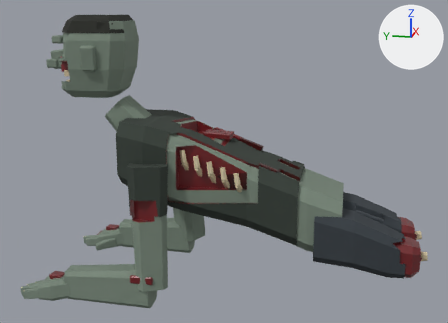
Before and after pictures for a commit that changed the Blender file assets/models/characters/crawler_original/crawler.blend.
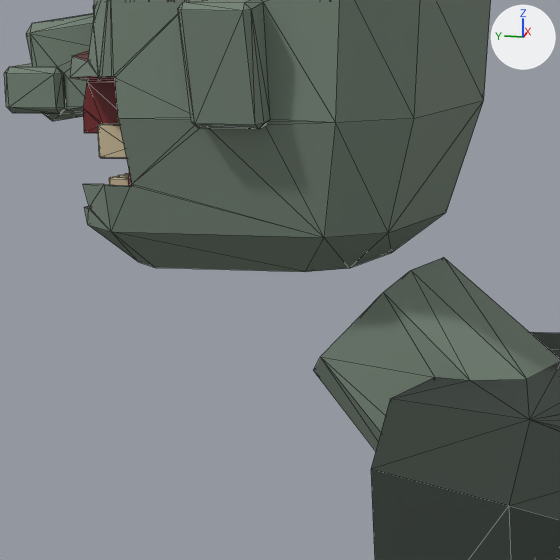
There are two pictures of each version: one whole from a 50 mm lens placed at (-2.039, -0.035, 0.948), pointed at (-0.008, 0.371, 0.44), one close up on the part from 10% to 34% of the width and 14% to 47% of the height. Lighting does not change. The marker at upper right points along +X, +Y and +Z. The first two pictures are the older version. The close-ups show mesh edges as thin lines.

The first close-up shows 'Head', 'Torso'.
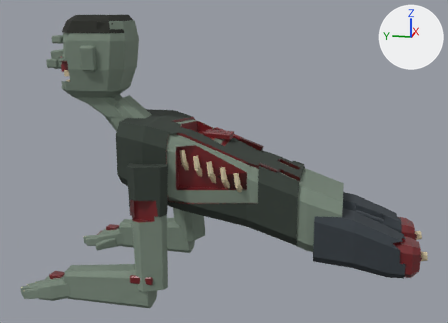
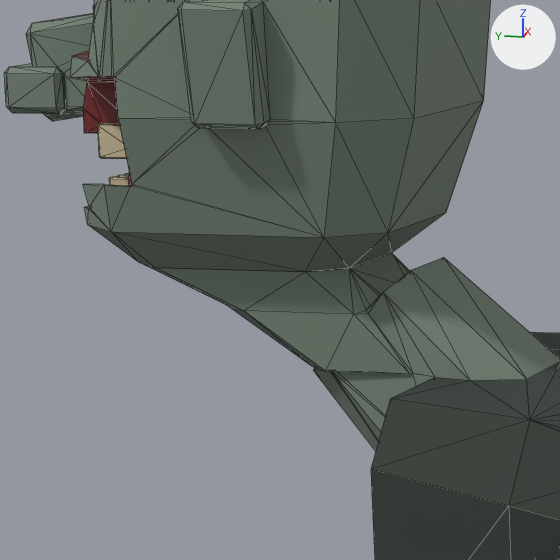
Boxes (x1, y1, x2, y2) around the edits, measured in the close-ups (560 x 560 px):
'Torso', reshaped
    before: (313, 257, 560, 560)
    after: (141, 253, 560, 560)
part 1 of me_torso, built on
    before: (313, 293, 434, 451)
    after: (141, 253, 434, 451)

What changed in the scene script:
```text
Change me_torso:
    used by ob_torso; location = (0.0, 0.0, 0.0)
    remove me_torso.from_pydata(...)  # 699 vertices, 1394 faces; spans x -0.207..0.207, y -0.035..0.787, z 0.157..0.654
    add me_torso.from_pydata(...)  # 742 vertices, 1480 faces; spans x -0.207..0.207, y -0.035..0.902, z 0.157..0.655
    me_torso part 1
    2 vertices are removed from x -0.049..0.049, y 0.774, z 0.598
    14 faces are deleted
    45 vertices are added at x -0.06..0.06, y 0.71..0.902, z 0.59..0.655
    100 new faces join them, mat_skin_rot (grey #788779)
```
